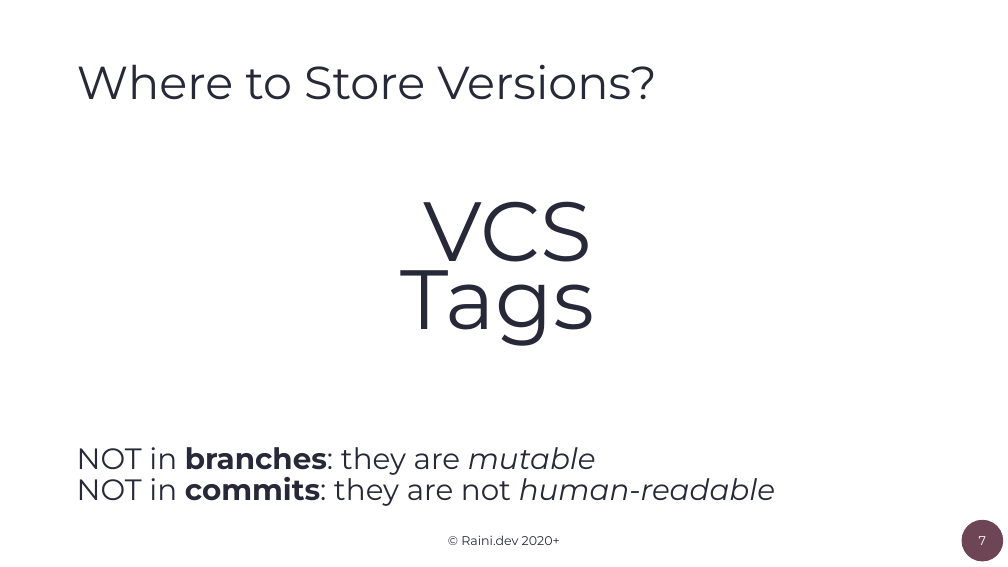
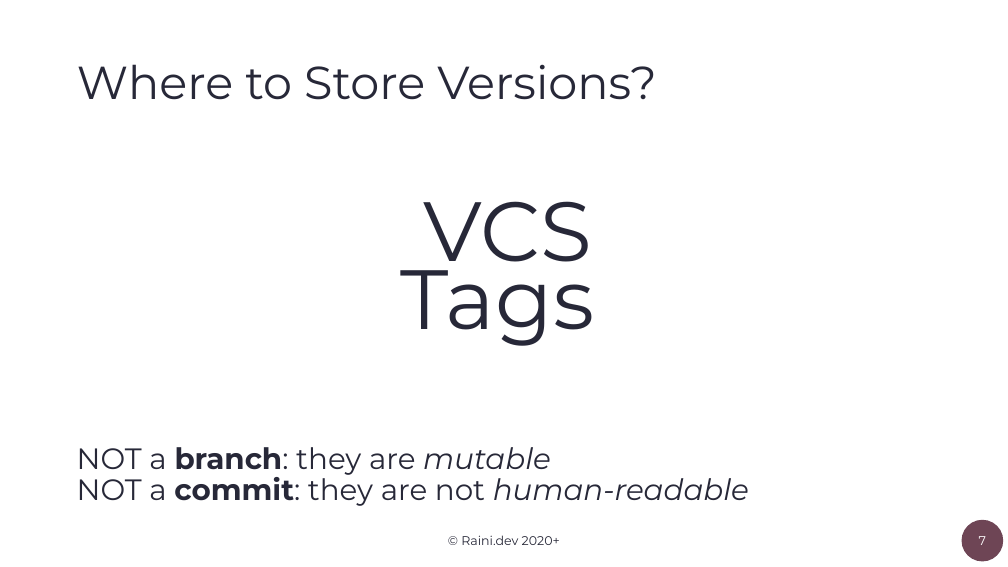
Before and after one commit to orlowdev/clean-project-history-with-semver-and-changelogs, a slide deck: slide 7 of Semantic-Versioning-at-Scale.pptx. Drawn at 1008x567 pixels with LibreOffice and Linux fonts; fonts in the diff are those of the drawing. Boxes give left, top, right and bottom in pixels: in the first picture for what was removed or moved away, otherwise in the second. Text is boxed around its words. In the diff, an @@ line names an element or a change of style, - is before the commit and + after.

```diff
--- a/Semantic-Versioning-at-Scale.pptx
+++ b/Semantic-Versioning-at-Scale.pptx
@@ text at box(77, 447, 551, 475): text changed @@
-NOT in branches: they are mutable
+NOT a branch: they are mutable
@@ text at box(77, 472, 749, 506): text changed @@
-NOT in commits: they are not human-readable
+NOT a commit: they are not human-readable
```
Also in this commit, not shown: 14 other slides changed, 4 slides added, 2 slides removed.
